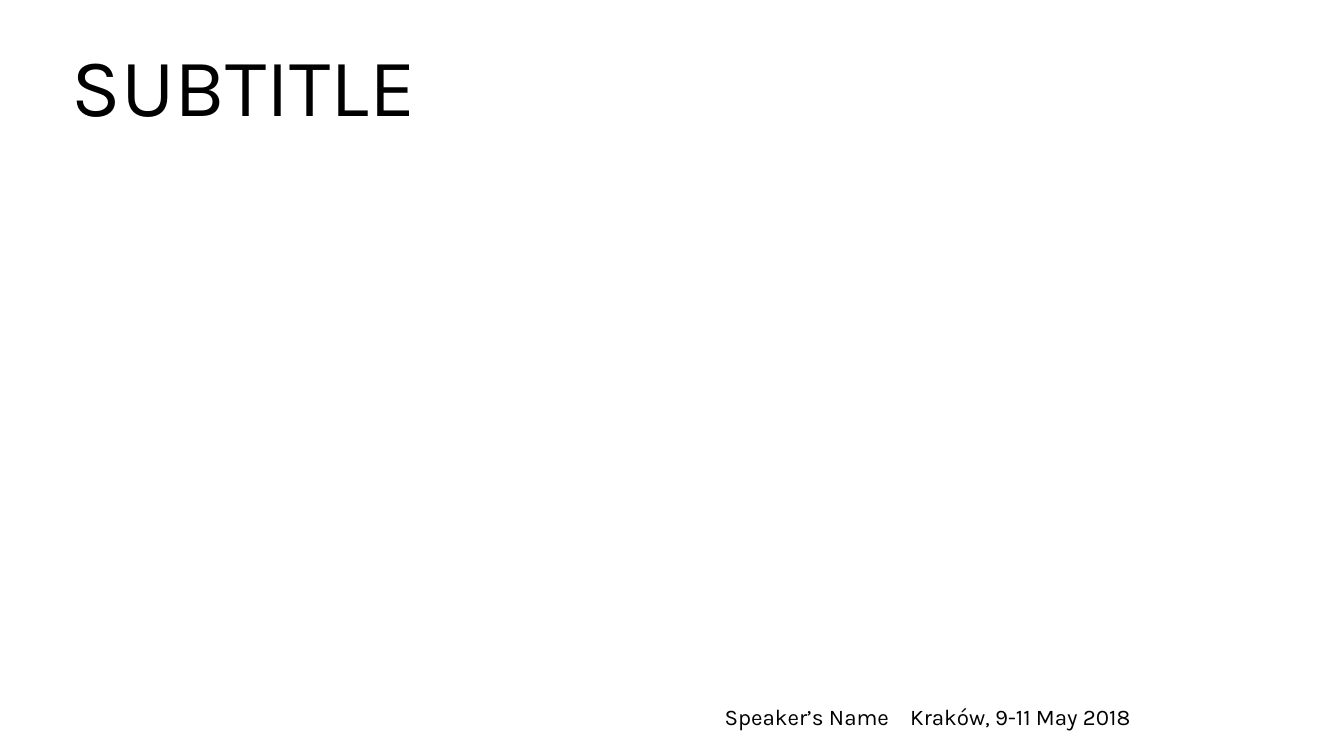
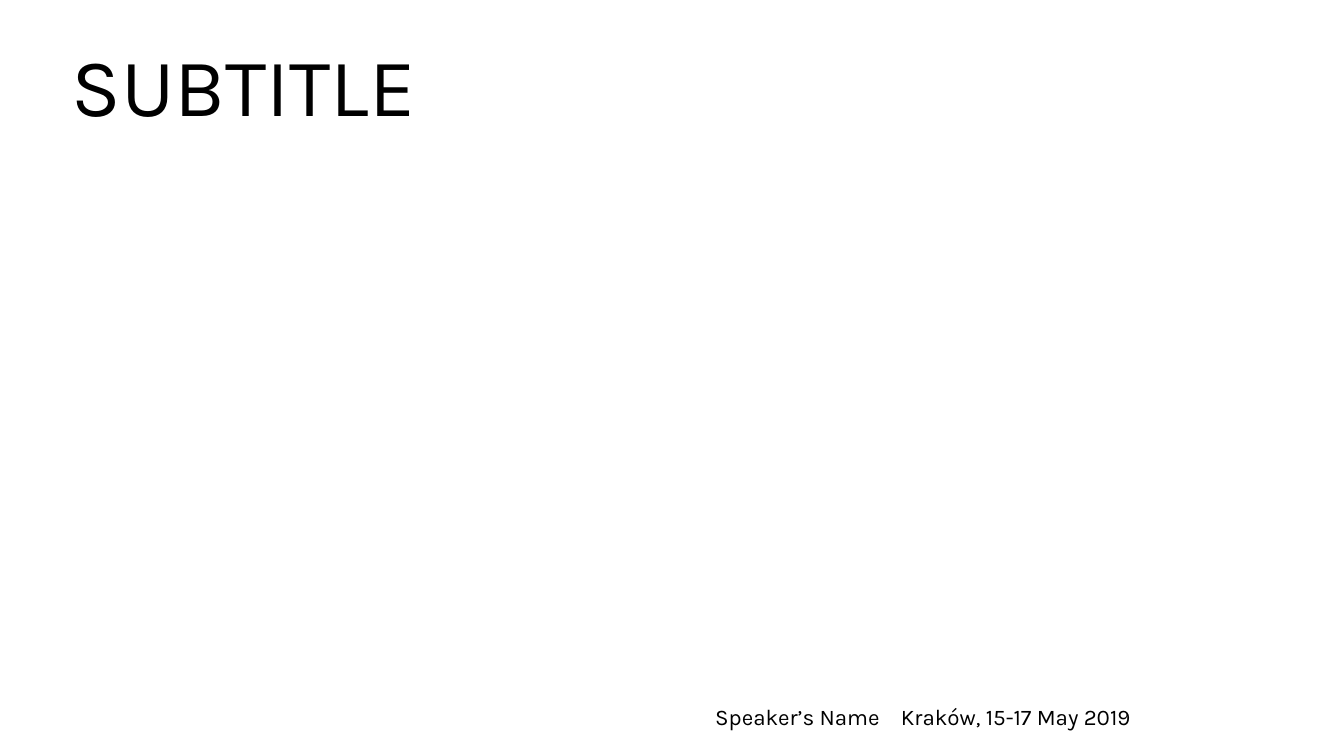
Before and after one commit to gitaroktato/how2make-tech-decisions, a slide deck: slide 4 of geecon_template.ppt. Drawn at 1344x756 pixels with LibreOffice and Linux fonts; fonts in the diff are those of the drawing; background and template pictures are left out. Boxes give left, top, right and bottom in pixels: in the first picture for what was removed or moved away, otherwise in the second. Text is boxed around its words. In the diff, an @@ line names an element or a change of style, - is before the commit and + after.

```diff
--- a/geecon_template.ppt
+++ b/geecon_template.ppt
@@ text at (x1=715, y1=708, x2=1131, y2=731): text changed @@
-Speaker’s Name Kraków, 9-11 May 2018
+Speaker’s Name Kraków, 15-17 May 2019
```
Also in this commit, not shown: 3 other slides changed.
